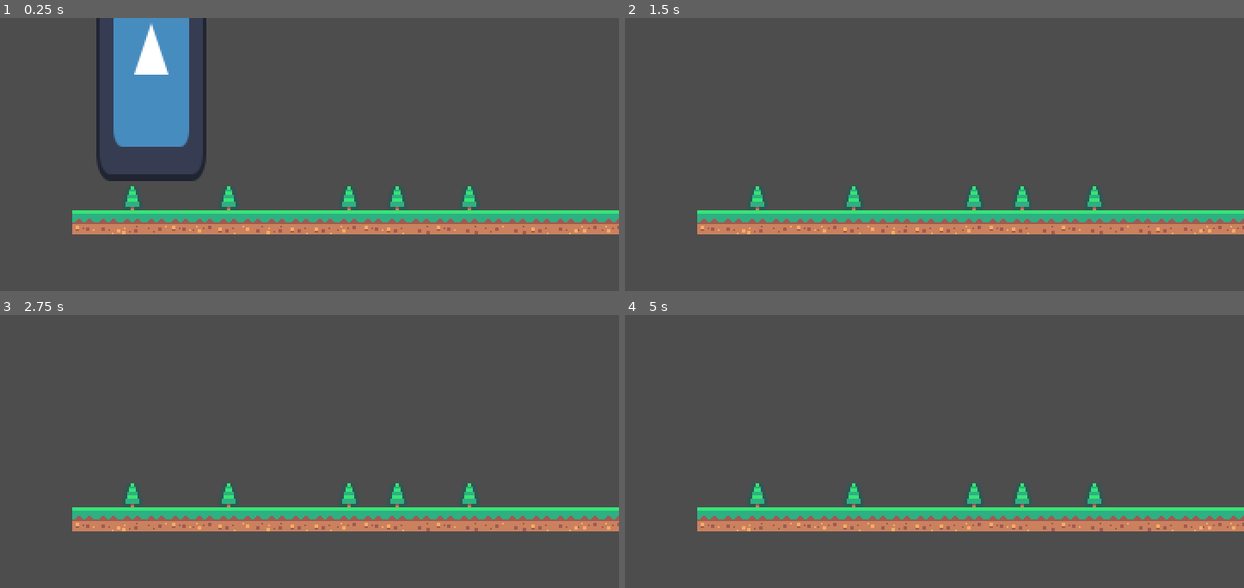
Above: before the commit, frames 1-4 (two rows, left to right).
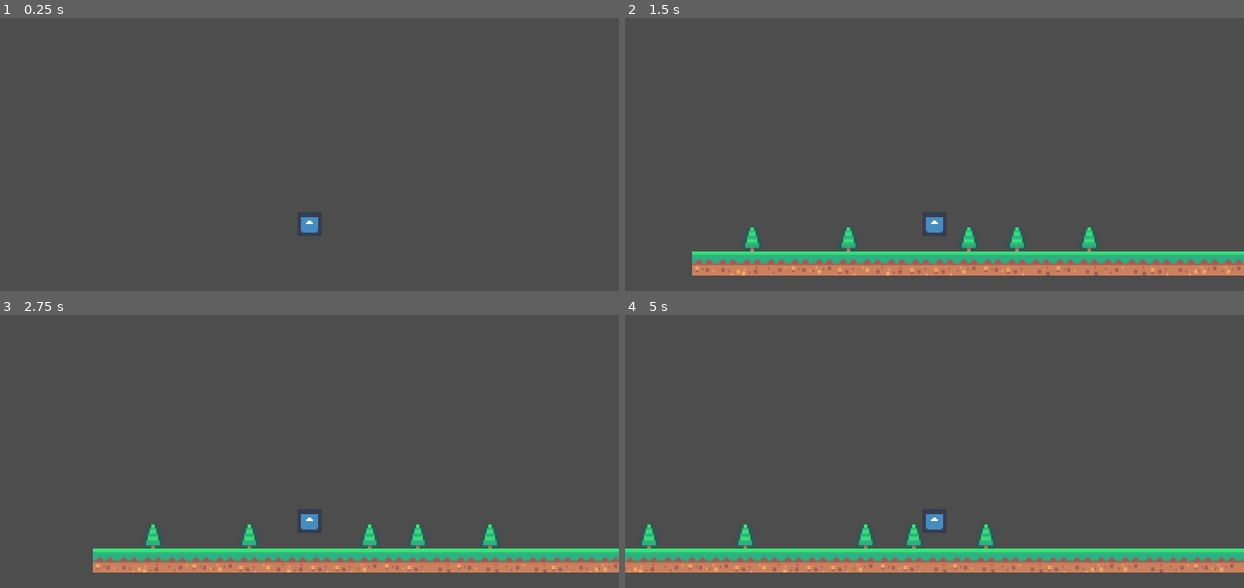
Above: after the commit, the same moments.

Repository: djutemark/ld59
Game: Godot game, scene res://game.tscn
The game is run twice, just before and just after one commit, with the same random seed, the same clock (stepped at 60 frames per second) and the same inputs. The engine's default icon, where the game draws it, is replaced by a stand-in: a white triangle on a blue panel in a dark square.
Inputs:
- Up to frame 1 (0.25 s): no input
- Up to frame 2 (1.5 s): tap Enter at 0.5 s; hold Space (jump) 0.53-1.28 s; hold D (move_right) from 0.53 s (still down); tap E (use_signaler) at 1.35 s
- Up to frame 3 (2.75 s): tap Space (jump) at 1.52, 1.55, 1.82 s; release D (move_right) at 2.03 s; hold A (move_left) from 2.03 s (still down); hold Space (jump) from 2.03 s (still down)
- Up to frame 4 (5 s): release A (move_left) at 2.78 s; release Space (jump) at 2.78 s; hold D (move_right) 2.78-4.28 s; tap E (use_signaler) at 2.85, 4.35 s; tap Space (jump) at 3.02, 3.05, 3.32, 4.52, 4.55, 4.82 s; hold Space (jump) 3.53-4.28 s; hold A (move_left) from 4.28 s (still down)

The runs differ from the first frame. In frame 1, 16% of the frame differs, in the area x 11-100%, y 0-80%; in frame 2, 18%; in frame 3, 17%; in frame 4, 19%, in the area x 0-100%, y 61-95%.

Commit message:
Update player

Diff:
--- a/game.tscn
+++ b/game.tscn
@@ -2,6 +2,7 @@
 
 [ext_resource type="PackedScene" uid="uid://dt7ygoxqoqkbj" path="res://levels/level_1.tscn" id="1_80nbo"]
 [ext_resource type="PackedScene" uid="uid://bmimicae0in6j" path="res://objects/player.tscn" id="2_e2o6t"]
+[ext_resource type="Script" uid="uid://dvloye4naumf2" path="res://scripts/player_camera.gd" id="3_feb5d"]
 
 [node name="Game" type="Node2D" unique_id=2094557731]
 
@@ -9,3 +10,10 @@
 
 [node name="Player" parent="." unique_id=56246929 instance=ExtResource("2_e2o6t")]
 position = Vector2(88, 12)
+move_speed = 100.0
+jump_strength = 100.0
+
+[node name="PlayerCamera" type="Camera2D" parent="." unique_id=975741464 node_paths=PackedStringArray("player")]
+offset = Vector2(0, -30)
+script = ExtResource("3_feb5d")
+player = NodePath("../Player")
--- a/objects/player.tscn
+++ b/objects/player.tscn
@@ -3,20 +3,16 @@
 [ext_resource type="Script" uid="uid://cye1ysqxsbcxa" path="res://scripts/player.gd" id="1_ykyjo"]
 [ext_resource type="Texture2D" uid="uid://dxluetgnmx57p" path="res://icon.svg" id="2_uxov2"]
 
-[sub_resource type="CapsuleShape2D" id="CapsuleShape2D_is3ju"]
-radius = 31.0
-height = 124.0
+[sub_resource type="RectangleShape2D" id="RectangleShape2D_ykyjo"]
+size = Vector2(14, 14)
 
 [node name="Player" type="CharacterBody2D" unique_id=56246929]
 script = ExtResource("1_ykyjo")
-gravity_strength = null
-move_speed = null
-jump_strength = null
 
 [node name="Sprite2D" type="Sprite2D" parent="." unique_id=90332107]
-position = Vector2(0, -1)
-scale = Vector2(0.5, 1)
+position = Vector2(2.9802322e-08, 2.9802322e-08)
+scale = Vector2(0.10937501, 0.10937501)
 texture = ExtResource("2_uxov2")
 
 [node name="CollisionShape2D" type="CollisionShape2D" parent="." unique_id=478012747]
-shape = SubResource("CapsuleShape2D_is3ju")
+shape = SubResource("RectangleShape2D_ykyjo")
--- /dev/null
+++ b/scripts/player_camera.gd
@@ -0,0 +1,6 @@
+extends Camera2D
+
+@export var player: Player
+
+func _process(delta: float) -> void:
+	position = player.position
--- a/tilesets/ground.tres
+++ b/tilesets/ground.tres
@@ -33,9 +33,6 @@
 17:0/0 = 0
 18:0/0 = 0
 19:0/0 = 0
-20:0/0 = 0
-21:0/0 = 0
-22:0/0 = 0
 0:1/0 = 0
 0:1/0/physics_layer_0/polygon_0/points = PackedVector2Array(-7, -7, 7, -7, 7, 7, -7, 7)
 1:1/0 = 0
@@ -62,9 +59,6 @@
 17:1/0 = 0
 18:1/0 = 0
 19:1/0 = 0
-20:1/0 = 0
-21:1/0 = 0
-22:1/0 = 0
 0:2/0 = 0
 0:2/0/physics_layer_0/polygon_0/points = PackedVector2Array(-7, -7, 7, -7, 7, 7, -7, 7)
 1:2/0 = 0
@@ -89,9 +83,6 @@
 17:2/0 = 0
 18:2/0 = 0
 19:2/0 = 0
-20:2/0 = 0
-21:2/0 = 0
-22:2/0 = 0
 0:3/0 = 0
 0:3/0/physics_layer_0/polygon_0/points = PackedVector2Array(-7, -7, 7, -7, 7, 7, -7, 7)
 1:3/0 = 0
@@ -116,9 +107,6 @@
 17:3/0 = 0
 18:3/0 = 0
 19:3/0 = 0
-20:3/0 = 0
-21:3/0 = 0
-22:3/0 = 0
 0:4/0 = 0
 0:4/0/physics_layer_0/polygon_0/points = PackedVector2Array(-7, -7, 7, -7, 7, 7, -7, 7)
 1:4/0 = 0
@@ -143,9 +131,6 @@
 17:4/0 = 0
 18:4/0 = 0
 19:4/0 = 0
-20:4/0 = 0
-21:4/0 = 0
-22:4/0 = 0
 0:5/0 = 0
 0:5/0/physics_layer_0/polygon_0/points = PackedVector2Array(-7, -7, 7, -7, 7, 7, -7, 7)
 1:5/0 = 0
@@ -170,9 +155,6 @@
 17:5/0 = 0
 18:5/0 = 0
 19:5/0 = 0
-20:5/0 = 0
-21:5/0 = 0
-22:5/0 = 0
 0:6/0 = 0
 0:6/0/physics_layer_0/polygon_0/points = PackedVector2Array(-7, -7, 7, -7, 7, 7, -7, 7)
 1:6/0 = 0
@@ -197,9 +179,6 @@
 17:6/0 = 0
 18:6/0 = 0
 19:6/0 = 0
-20:6/0 = 0
-21:6/0 = 0
-22:6/0 = 0
 0:7/0 = 0
 0:7/0/physics_layer_0/polygon_0/points = PackedVector2Array(-7, -7, 7, -7, 7, 7, -7, 7)
 1:7/0 = 0
@@ -224,9 +203,6 @@
 17:7/0 = 0
 18:7/0 = 0
 19:7/0 = 0
-20:7/0 = 0
-21:7/0 = 0
-22:7/0 = 0
 0:8/0 = 0
 1:8/0 = 0
 2:8/0 = 0
@@ -247,32 +223,6 @@
 17:8/0 = 0
 18:8/0 = 0
 19:8/0 = 0
-20:8/0 = 0
-21:8/0 = 0
-22:8/0 = 0
-0:9/0 = 0
-1:9/0 = 0
-2:9/0 = 0
-3:9/0 = 0
-4:9/0 = 0
-5:9/0 = 0
-6:9/0 = 0
-7:9/0 = 0
-8:9/0 = 0
-9:9/0 = 0
-10:9/0 = 0
-11:9/0 = 0
-12:9/0 = 0
-13:9/0 = 0
-14:9/0 = 0
-15:9/0 = 0
-16:9/0 = 0
-17:9/0 = 0
-18:9/0 = 0
-19:9/0 = 0
-20:9/0 = 0
-21:9/0 = 0
-22:9/0 = 0
 
 [resource]
 tile_size = Vector2i(14, 14)
Not shown, added: scripts/player_camera.gd.uid
